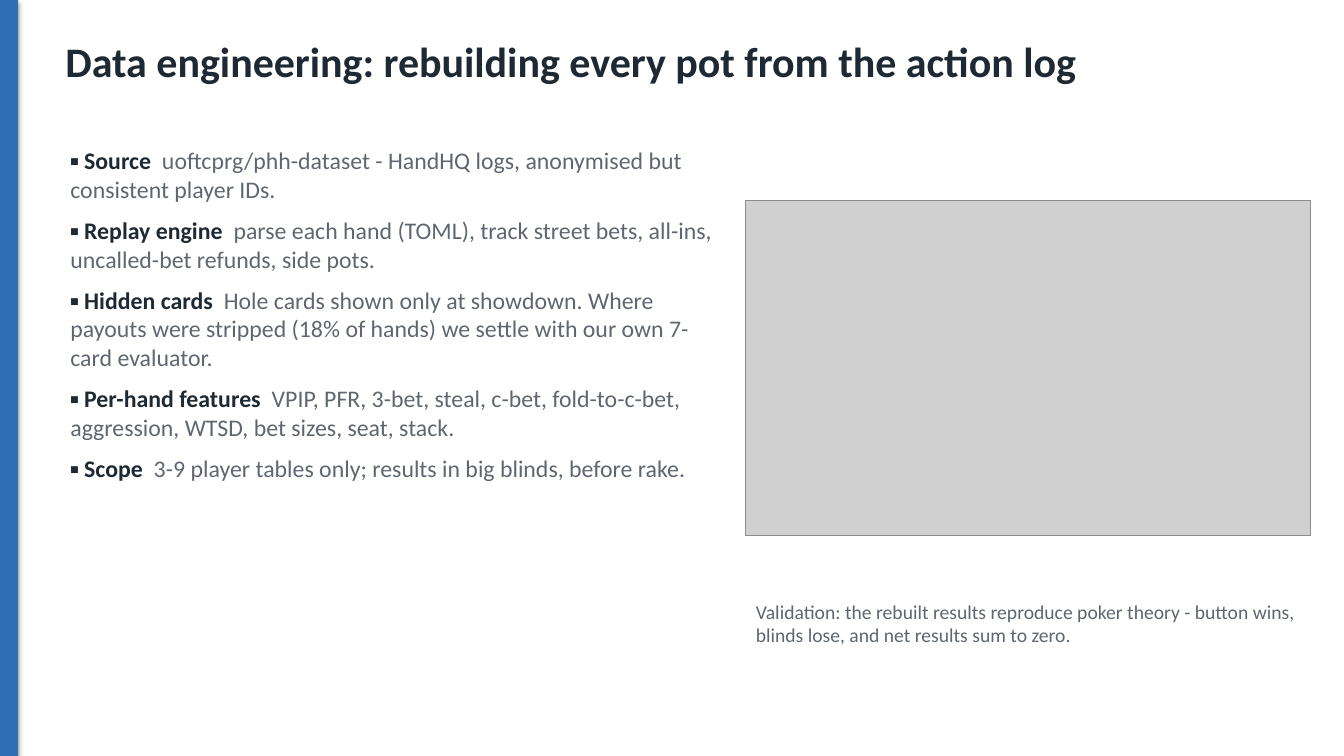
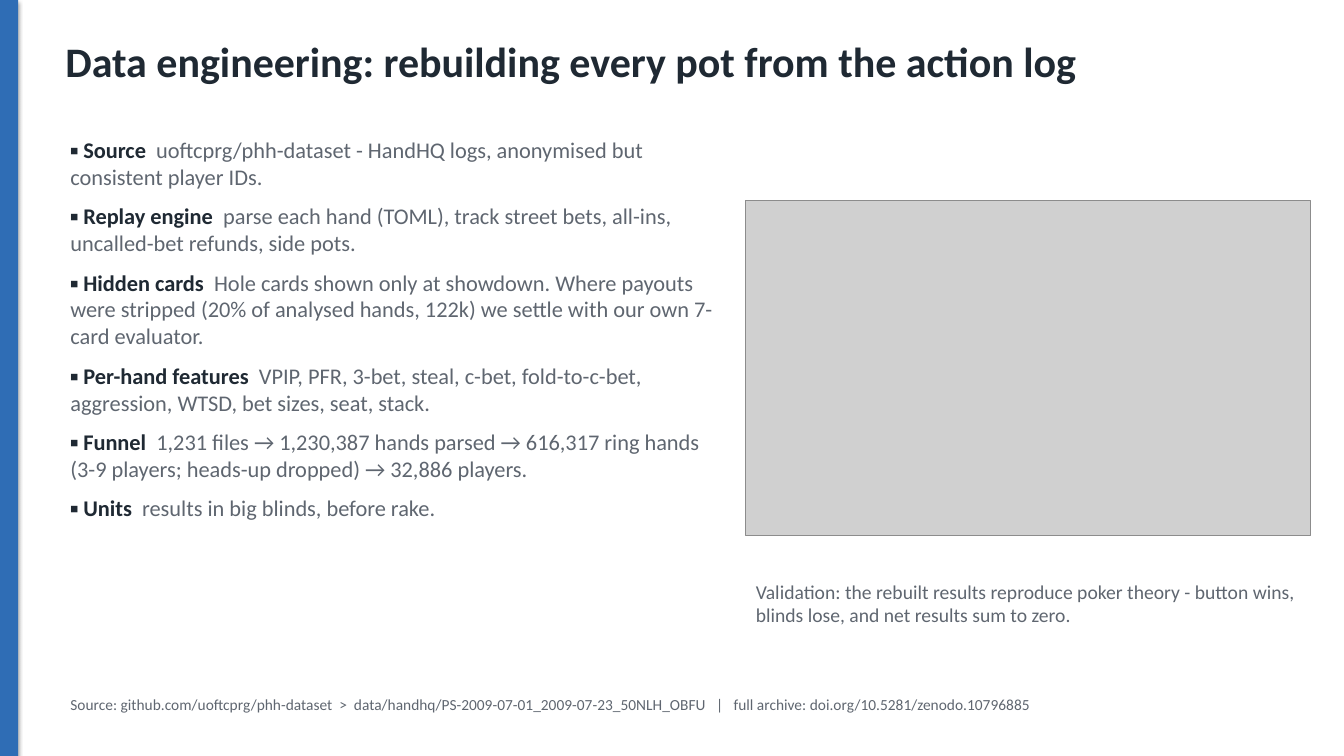
Before and after one commit to noahpi965/cs513-final-project-texas-poker, a slide deck: slide 3 of Texas_Holdem_Final_Presentation.pptx. Drawn at 1344x756 pixels with LibreOffice and Linux fonts; fonts in the diff are those of the drawing; grey boxes stand for pictures. Boxes give left, top, right and bottom in pixels: in the first picture for what was removed or moved away, otherwise in the second. Text is boxed around its words. In the diff, an @@ line names an element or a change of style, - is before the commit and + after.

```diff
--- a/Texas_Holdem_Final_Presentation.pptx
+++ b/Texas_Holdem_Final_Presentation.pptx
@@ text "▪ Source uoftcprg/phh-dataset - HandHQ ...": place and size @@
-text "▪ Source uoftcprg/phh-dataset - HandHQ ..." at <box>70,152,712,481</box>
+text "▪ Source uoftcprg/phh-dataset - HandHQ ..." at <box>70,142,712,520</box>
@@ text at <box>70,142,671,415</box>: size 17 to 16 pt in "▪ Source uoftcprg/phh-dataset - HandHQ logs, anonymised ...", "▪ Replay engine parse each hand (TOML), ...", "▪ Per-hand features VPIP, PFR, 3-bet, steal, ..." @@
@@ text at <box>70,275,712,344</box>: text changed; size 17 to 16 pt @@
-▪ Hidden cards Hole cards shown only at showdown. Where payouts were stripped (18% of hands) we settle with our own 7-card evaluator.
+▪ Hidden cards Hole cards shown only at showdown. Where payouts were stripped (20% of analysed hands, 122k) we settle with our own 7-card evaluator.
@@ text at <box>70,434,700,520</box>: text changed; size 17 to 16 pt @@
-▪ Scope 3-9 player tables only; results in big blinds, before rake.
+▪ Funnel 1,231 files → 1,230,387 hands parsed → 616,317 ring hands (3-9 players; heads-up dropped) → 32,886 players.
+▪ Units results in big blinds, before rake.
@@ text "Validation: the rebuilt results reproduce ...": place and size @@
-text "Validation: the rebuilt results reproduce ..." at <box>756,605,1294,644</box>
+text "Validation: the rebuilt results reproduce ..." at <box>756,585,1294,624</box>
@@ text added at <box>70,699,1030,713</box>, 11 pt, text #5F6670 @@
+Source: github.com/uoftcprg/phh-dataset > data/handhq/PS-2009-07-01_2009-07-23_50NLH_OBFU | full archive: doi.org/10.5281/zenodo.10796885
```
Also in this commit, not shown: 4 other slides changed, 1 slide added, 2 other files.
